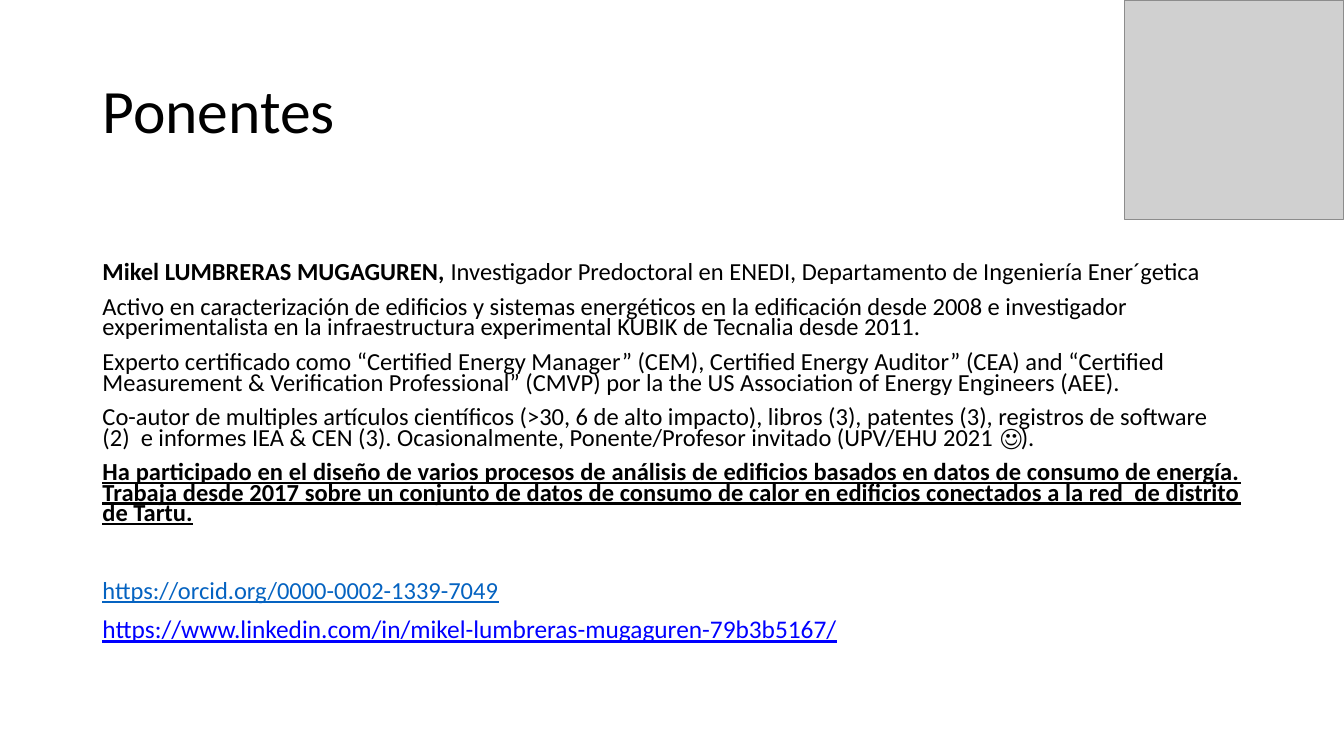
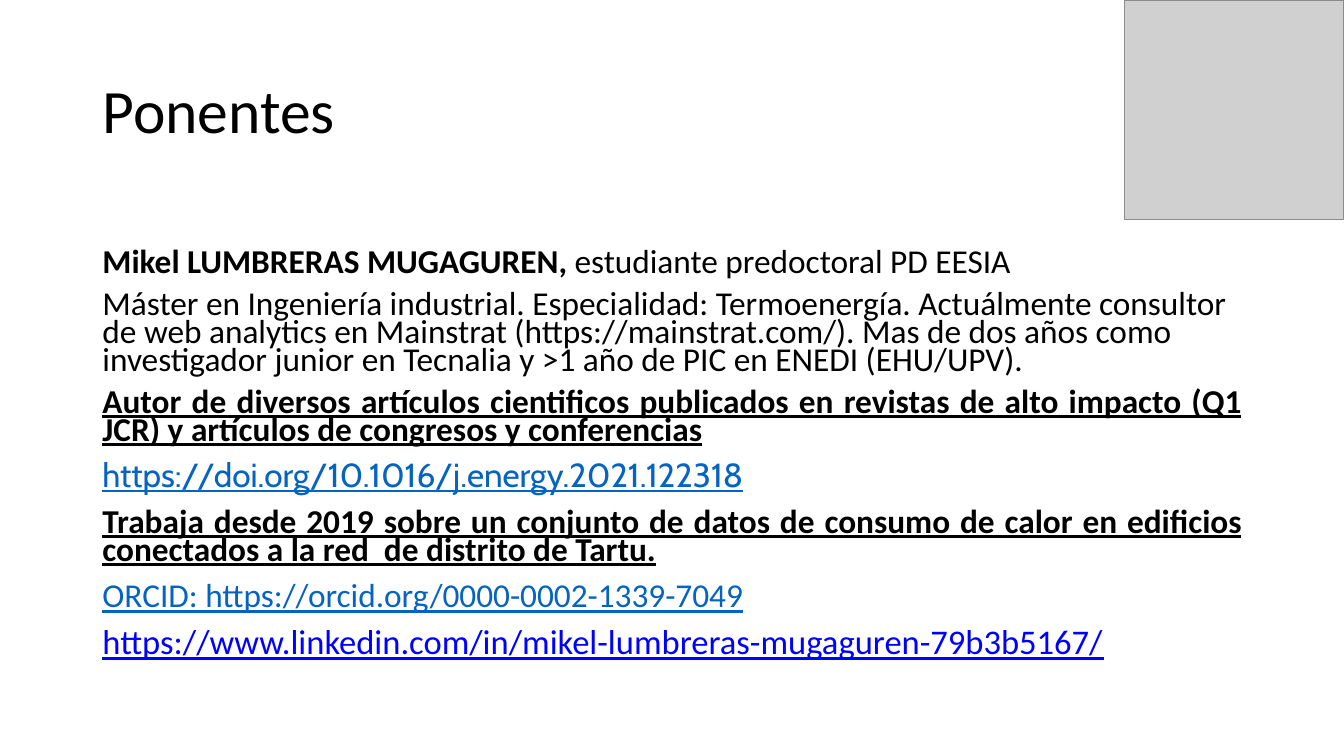
Before and after one commit to robgaray/EESIA_Consumo_Analisis_Datos_2021, a slide deck: slide 5 of 1_Presentaciones/Sesion_2_Teoría.pptx. Drawn at 1344x756 pixels with LibreOffice and Linux fonts; fonts in the diff are those of the drawing; grey boxes stand for pictures; background and template pictures are left out. Boxes give left, top, right and bottom in pixels: in the first picture for what was removed or moved away, otherwise in the second. Text is boxed around its words. In the diff, an @@ line names an element or a change of style, - is before the commit and + after.

Commit message:
Latest Presentations

```diff
--- a/1_Presentaciones/Sesion_2_Teoría.pptx
+++ b/1_Presentaciones/Sesion_2_Teoría.pptx
@@ text "Mikel LUMBRERAS MUGAGUREN, estudiante predoctoral ..." moved from (x1=102, y1=262, x2=1239, y2=643) to (x1=102, y1=249, x2=1241, y2=660) @@
@@ text at (x1=102, y1=249, x2=1241, y2=613): text changed; size 17.5 to 23.8 pt @@
-Mikel LUMBRERAS MUGAGUREN, Investigador Predoctoral en ENEDI, Departamento de Ingeniería Ener´getica
-Activo en caracterización de edificios y sistemas energéticos en la edificación desde 2008 e investigador experimentalista en la infraestructura experimental KUBIK de Tecnalia desde 2011.
-Experto certificado como “Certified Energy Manager” (CEM), Certified Energy Auditor” (CEA) and “Certified Measurement & Verification Professional” (CMVP) por la the US Association of Energy Engineers (AEE).
-Co-autor de multiples artículos científicos (>30, 6 de alto impacto), libros (3), patentes (3), registros de software (2) e informes IEA & CEN (3). Ocasionalmente, Ponente/Profesor invitado (UPV/EHU 2021 ☺).
-Ha participado en el diseño de varios procesos de análisis de edificios basados en datos de consumo de energía. Trabaja desde 2017 sobre un conjunto de datos de consumo de calor en edificios conectados a la red de distrito de Tartu.
-https://orcid.org/0000-0002-1339-7049
+Mikel LUMBRERAS MUGAGUREN, estudiante predoctoral PD EESIA
+Máster en Ingeniería industrial. Especialidad: Termoenergía. Actuálmente consultor de web analytics en Mainstrat (https://mainstrat.com/). Mas de dos años como investigador junior en Tecnalia y >1 año de PIC en ENEDI (EHU/UPV).
+Autor de diversos artículos cientificos publicados en revistas de alto impacto (Q1 JCR) y artículos de congresos y conferencias
+https://doi.org/10.1016/j.energy.2021.122318
+Trabaja desde 2019 sobre un conjunto de datos de consumo de calor en edificios conectados a la red de distrito de Tartu.
+ORCID: https://orcid.org/0000-0002-1339-7049
@@ text at (x1=102, y1=630, x2=1102, y2=660): size 18.1 to 24.6 pt in "https://www.linkedin.com/in/mikel-lumbreras-mugaguren-79b3b5 ..." @@
```
Also in this commit, not shown: 3 other slides changed, 9 slides added, 1 other file.
